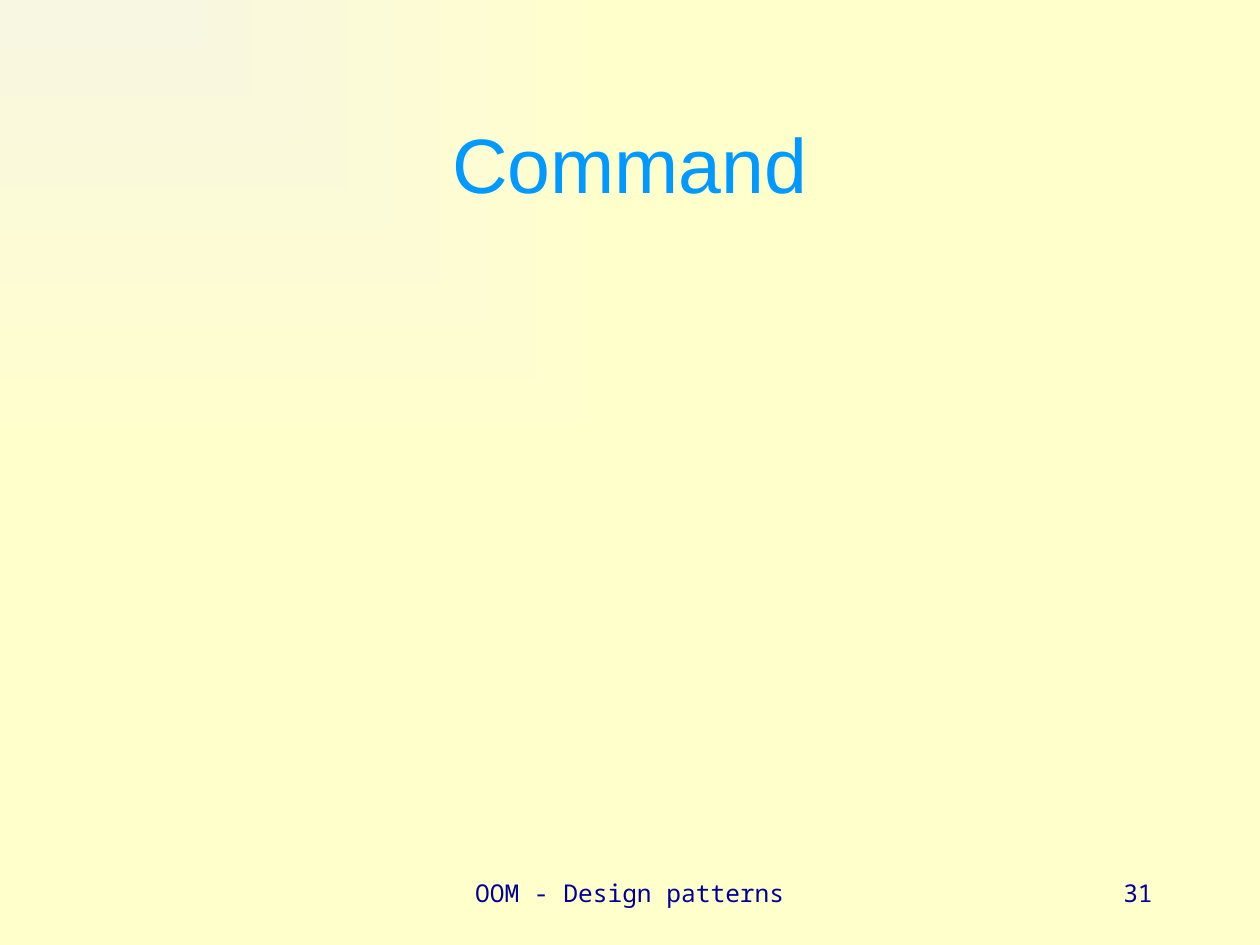
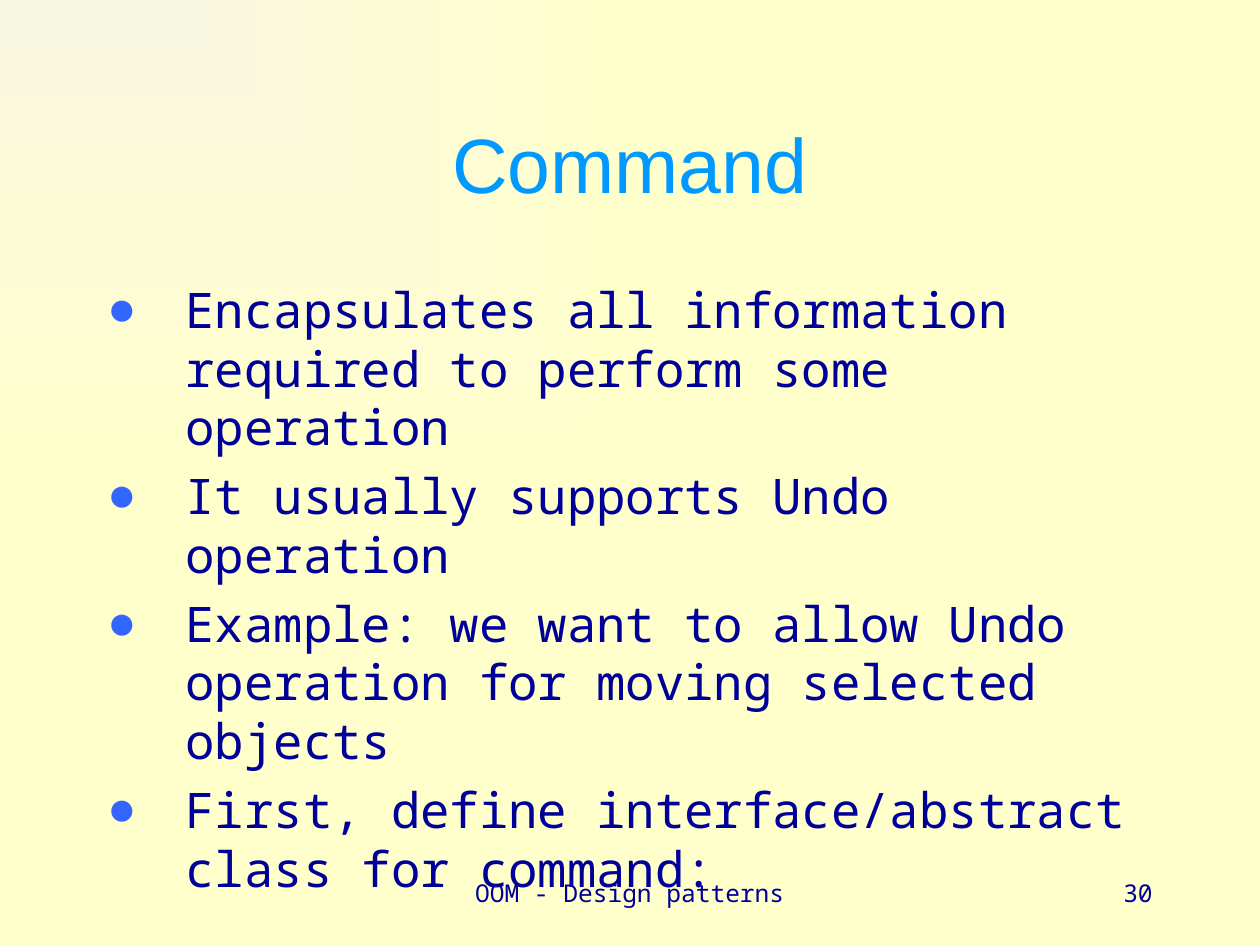
Before and after one commit to vsite-oom/DesignPatterns, a slide deck: slide 30 of docs/Design patterns - eng.pptx (slide 31 before the commit). Drawn at 1260x945 pixels with LibreOffice and Linux fonts; fonts in the diff are those of the drawing. Boxes give left, top, right and bottom in pixels: in the first picture for what was removed or moved away, otherwise in the second. Text is boxed around its words. In the diff, an @@ line names an element or a change of style, - is before the commit and + after.

Commit message:
Add Command

```diff
--- a/docs/Design patterns - eng.pptx
+++ b/docs/Design patterns - eng.pptx
@@ text added at (x1=186, y1=290, x2=1124, y2=835), 28 pt, text #000099 @@
+● Encapsulates all information required to perform some operation
+● It usually supports Undo operation
+● Example: we want to allow Undo operation for moving selected objects
+● First, define interface/abstract class for command:
@@ page number at (x1=1123, y1=884, x2=1152, y2=903): text changed @@
-31
+30
```
Also in this commit, not shown: 1 other slide changed, 2 slides added, 5 other files.
